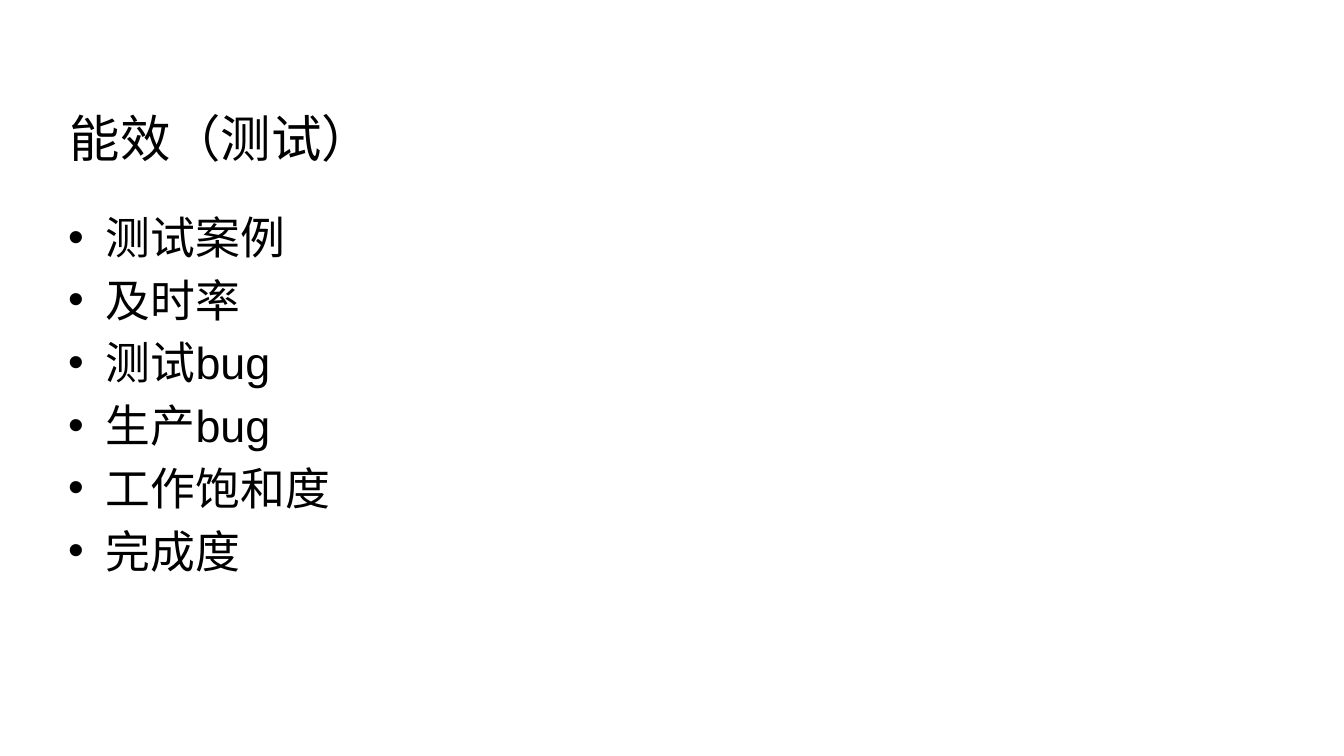
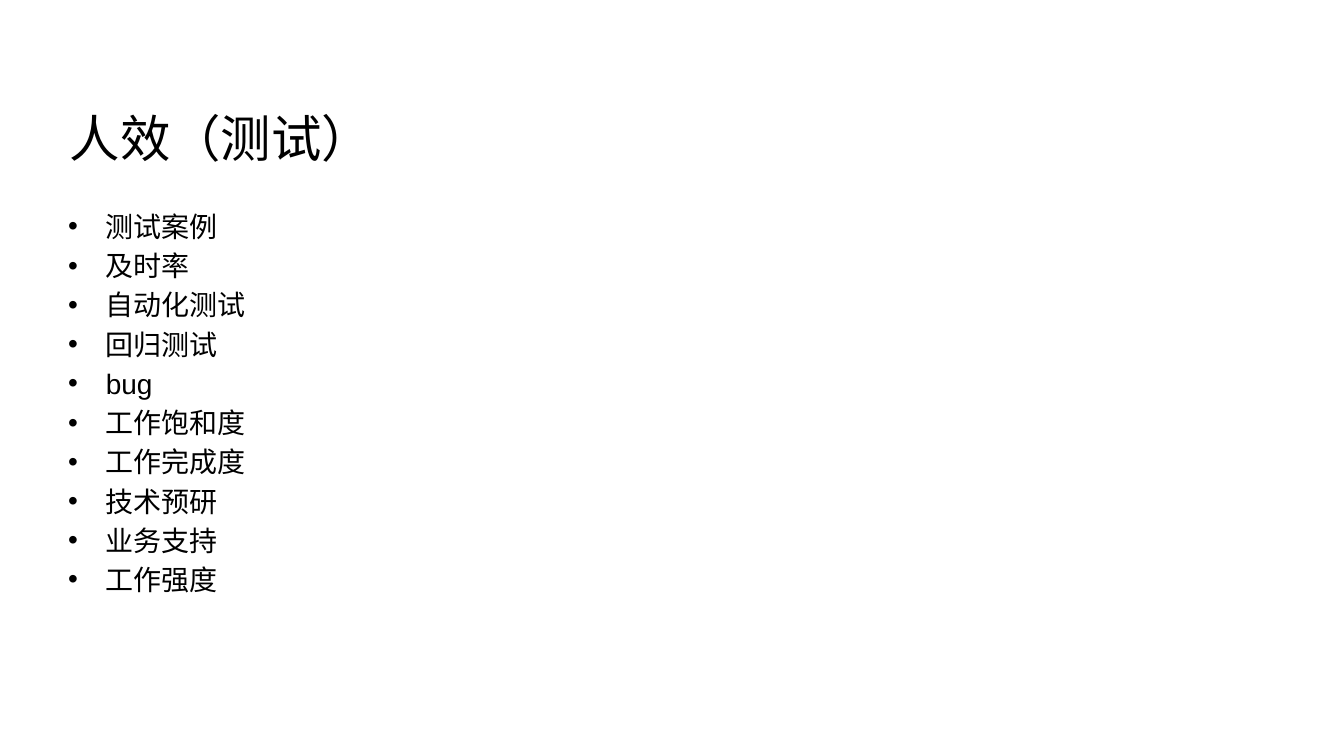
Before and after one commit to Wang-Ray/Wang-Ray.github.io, a slide deck: slide 19 of assets/attachment/关于软件架构 - v2.pptx (slide 20 before the commit). Drawn at 1344x756 pixels with LibreOffice and Linux fonts; fonts in the diff are those of the drawing; background and template pictures are left out. Boxes give left, top, right and bottom in pixels: in the first picture for what was removed or moved away, otherwise in the second. Text is boxed around its words. In the diff, an @@ line names an element or a change of style, - is before the commit and + after.

```diff
--- a/assets/attachment/关于软件架构 - v2.pptx
+++ b/assets/attachment/关于软件架构 - v2.pptx
@@ title at (70,114,372,162): text changed @@
-能效（测试）
+人效（测试）
@@ text at (106,213,246,436): size 32 to 20 pt in "测试案例", "及时率", "工作饱和度"; less space between paragraphs @@
@@ text at (106,291,246,399): text changed; size 32 to 20 pt @@
-• 测试bug
-• 生产bug
+• 自动化测试
+• 回归测试
+• bug
@@ text at (106,448,246,593): text changed; size 32 to 20 pt @@
-• 完成度
+• 工作完成度
+• 技术预研
+• 业务支持
+• 工作强度
```
Also in this commit, not shown: 5 other slides changed, 1 slide removed, 1 other file.
